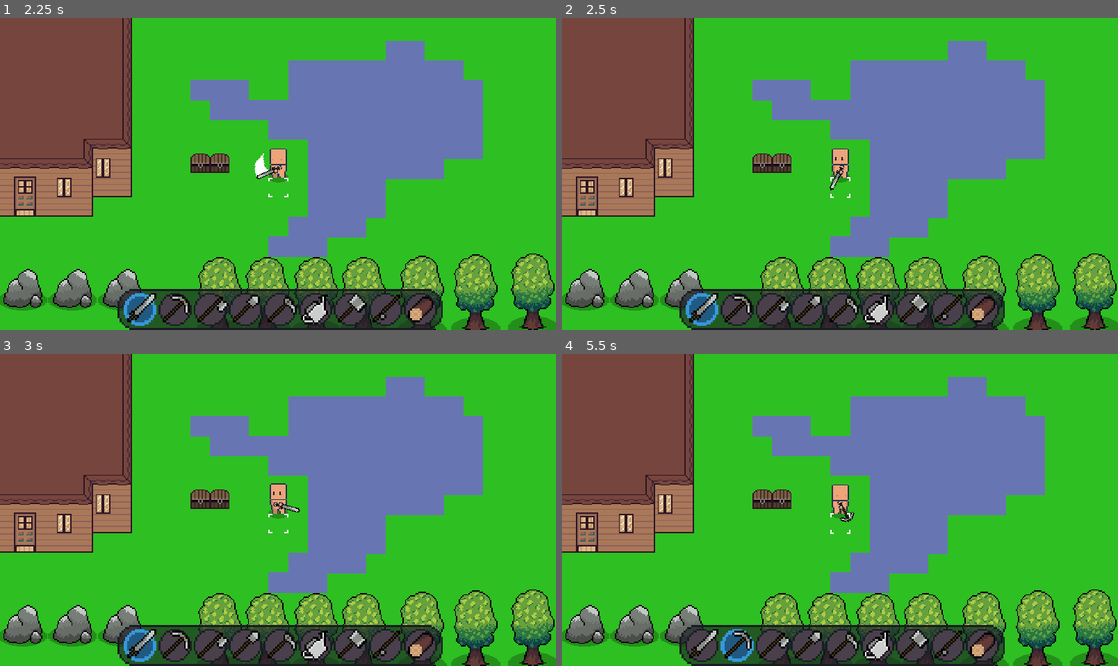
Above: before the commit, frames 1-4 (two rows, left to right).
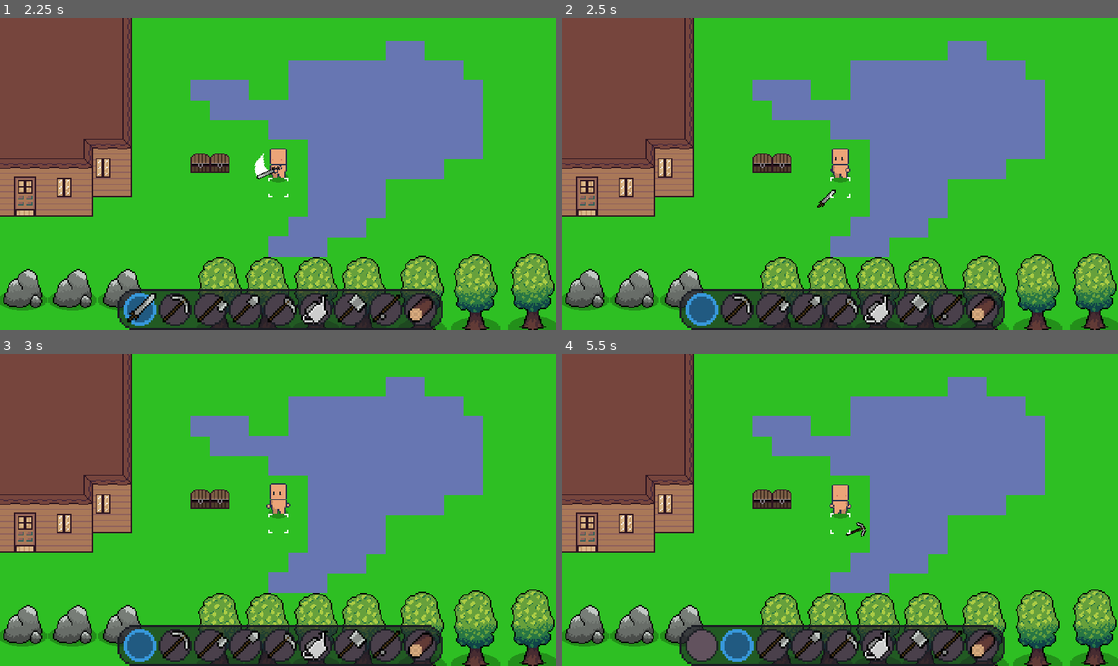
Above: after the commit, the same moments.

Repository: Xtero61/ciftci
Game: Godot game, scene res://test.tscn
Same seed, same stepped clock (60 frames per second), same inputs: the game is played once before the commit and once after it.
Inputs (mouse positions are in pixels of both pictures, inside the frame that each line leads up to):
- Up to frame 1 (2.25 s): drag from (139, 308) to (300, 167) at 0.52 s; drag from (172, 308) to (300, 167) at 1.27 s; move the mouse to (211, 308) at 2.02 s; hold Space (YerdenEsyaAlma) from 2.03 s (still down); click (211, 308) at 2.17 s
- Up to frame 2 (2.5 s): keep holding Space (YerdenEsyaAlma); tap Q (EsyaAtma, bound only after the commit) at 2.3 s
- Up to frame 3 (3 s): release Space (YerdenEsyaAlma) at 2.75 s; drag from (244, 644) to (272, 519) at 2.77 s
- Up to frame 4 (5.5 s): drag from (840, 644) to (840, 510) at 3.52 s; drag from (878, 644) to (840, 510) at 4.27 s; move the mouse to (912, 644) at 5.02 s; hold Mouse wheel down (FareTekerlekAşağı) from 5.03 s (still down); click (912, 644) at 5.17 s; tap Q (EsyaAtma, bound only after the commit) at 5.3 s

Frame 1 is identical in both runs. In frame 2, 0.3% of the frame differs, in the area x 22-52%, y 47-98%; in frame 3, 0.2%; in frame 4, 0.4%, in the area x 22-55%, y 47-98%.

Commit message:
HızlıErişimden eşyaları q ile atma ve yerden alınan eşyaları alırken daha hızlı almaya başlaması

Diff:
--- a/Envanter/HızlıErişim/HizliErisim.gd
+++ b/Envanter/HızlıErişim/HizliErisim.gd
@@ -134,6 +134,16 @@
 	slot.SlottanSecme()
 	find_parent("UI").tutulan_esya.global_position = get_global_mouse_position()
 
+func q_ile_esya_atma_envanter_kapali():
+	var slot
+	for i in hizli_erisim.get_children() :
+		if i.aktif_slot == true :
+			slot = i
+			break
+	if slot.esya != null:
+		OyuncuEnvanter.esya_miktar_ekleme(slot, -1, OyuncuEnvanter.hizlierisim)
+		OyuncuEnvanter.atilan_esya_olusturma(slot.esya.esya_isim, 1, find_parent("Oyuncu").AtilanEsyaDogma.global_position, find_parent("Oyuncu").esya_atma_yon)
+
 func _input(event):
 
 	if !envanter_acikmi :
--- a/Envanter/OyuncuEnvanter.gd
+++ b/Envanter/OyuncuEnvanter.gd
@@ -26,6 +26,7 @@
 }
 
 var aktif_slot = 0
+var DunyaEsyaS = load("res://Esyalar/DunyaEsya.tscn")
 
 func esya_ekleme(esya_isim, esya_miktar, sozluk : Dictionary):
 	for esya in sozluk :
@@ -85,6 +86,16 @@
 
 func esya_miktar_ekleme(slot: SlotSinifi , eklenecek_miktar: int, sozluk: Dictionary):
 	sozluk[slot.slot_sayisi][1] += eklenecek_miktar
+	if sozluk[slot.slot_sayisi][1] == 0 :
+		esya_sil(slot, sozluk)
+
+func atilan_esya_olusturma(esya_isim, esya_miktar, position, yon):
+	var DunyaEsya = DunyaEsyaS.instance()
+	DunyaEsya.yer_esya_isim = esya_isim
+	DunyaEsya.yer_esya_miktar = esya_miktar
+	DunyaEsya.global_position = position
+	DunyaEsya.yon = yon
+	get_node(Genel.YAPI_TILEMAP).add_child(DunyaEsya)
 
 func aktif_esya_yukari_cevirme():
 	aktif_slot = (aktif_slot + 1) % HIZLI_ERISIM_SLOT
--- a/Envanter/Slot.gd
+++ b/Envanter/Slot.gd
@@ -7,6 +7,7 @@
 var dolu_style : StyleBoxTexture = null
 var bos_style : StyleBoxTexture = null
 var secili_style : StyleBoxTexture = null
+var aktif_slot : bool
 
 var UI : String = "/root/Dunya/Yapi/Oyuncu/UI"
 var EsyaSinifi = preload("res://Esyalar/Esya.tscn")
@@ -35,10 +36,13 @@
 func style_yenile():
 	if SlotTipi.HIZLIERISIM == slot_tip and OyuncuEnvanter.aktif_slot == slot_sayisi:
 		set('custom_styles/panel',secili_style)
+		aktif_slot = true
 	elif esya == null :
 		set('custom_styles/panel',bos_style)
+		aktif_slot = false
 	else :
 		set('custom_styles/panel',dolu_style)
+		aktif_slot = false
 
 func SlottanSecme():
 	remove_child(esya)
--- a/Esyalar/DunyaEsya.gd
+++ b/Esyalar/DunyaEsya.gd
@@ -7,16 +7,20 @@
 var oyuncu = null
 var aliniyor = false
 var hiz : Vector2 = Vector2.ZERO
+var yon : Vector2 = Vector2.ZERO
 
 func _ready():
 	resim.texture = load(JsonVeri.esya_veri[yer_esya_isim]["ResimYolu"])
-	set_linear_velocity(Vector2(rand_range(200, -200),rand_range(200, -200)))
+	if yon == Vector2.ZERO :
+		set_linear_velocity(Vector2(rand_range(200, -200),rand_range(200, -200)))
+	else :
+		set_linear_velocity(Vector2(float(yon.x*200),float(yon.y*200)))
 	yer_esya_miktar = 1
 
 func _physics_process(delta):
 	if aliniyor == true :
-		var yon = global_position.direction_to(oyuncu.global_position)
-		apply_impulse(yon,yon*1000*delta)
+		var cekilme_yon = global_position.direction_to(oyuncu.global_position)
+		apply_impulse(cekilme_yon,cekilme_yon*1000*delta)
 
 		var mesafe = global_position.distance_to(oyuncu.global_position)
 		if mesafe < 12 :
--- a/Oyuncu/EsyaAlmaAlani.gd
+++ b/Oyuncu/EsyaAlmaAlani.gd
@@ -6,11 +6,13 @@
 
 	if body is RigidBody2D:
 		AlandakiEsyalar.append(body)
+
+	if AlandakiEsyalar.size() >= 2 :
 		for body in AlandakiEsyalar :
 			if !OyuncuEnvanter.bu_esya_icin_kac_tane_yer_var(body.yer_esya_isim , OyuncuEnvanter.envanter) >= body.yer_esya_miktar :
-					var esya = body
-					AlandakiEsyalar.erase(body)
-					AlandakiEsyalar.append(esya)
+				var esya = body
+				AlandakiEsyalar.erase(body)
+				AlandakiEsyalar.append(esya)
 
 func _on_EsyaAlmaAlani_body_exited(body):
 	if AlandakiEsyalar.has(body) :
--- a/Oyuncu/Oyuncu.gd
+++ b/Oyuncu/Oyuncu.gd
@@ -26,10 +26,12 @@
 onready var Envanter = $UI/Envanter
 onready var Sandik = $UI/Sandik_slotlari
 onready var UI = $UI
-
+onready var AtilanEsyaDogma = $DoluEl/AtilanEsyaDogma
+
+export(int) var Hiz : int = 50
 var kare_boyu = 16.0
-var vektor = Vector2.ZERO
-export(int) var Hiz = 50
+var vektor : Vector2 = Vector2.ZERO
+var esya_atma_yon : Vector2
 
 func _ready():
 	OyuncuEnvanter.hizliErisim_esya_ele_verme()
@@ -127,6 +129,7 @@
 			#eldeki esyayı fare göre çevirme
 			if !Envanter.visible :
 				Dolu_el.look_at(fare_global)
+				esya_atma_yon = AtilanEsyaDogma.global_position.direction_to(Esya_Vurma_Yer.global_position)
 
 	else :
 		fare_global = YonDokunmatikTus.get_output()
@@ -138,6 +141,7 @@
 			El_Cevir.scale.y = 1
 		#eldeki esyayı fare göre çevirme
 		Dolu_el.look_at(fare_global*500)
+		esya_atma_yon = global_position.direction_to(imlec.global_position)
 
 	#elde eşya olup olmamasına göre animasyon değişimleri
 	if El_Esya_Yer.get_child_count() == 3 :
@@ -188,7 +192,6 @@
 	El_Esya_Yer.get_child(2).call("Islev_Oynat",imlec.global_position)
 
 var basili_tutuluyor = false
-var mesaj_goster = false
 var zamanlayici = 0
 var adim_araligi = 0.12  # İşlem adımları arasındaki zaman aralığı (saniye)
 
@@ -203,12 +206,19 @@
 		if event.is_action_just_released("YerdenEsyaAlma"):
 			basili_tutuluyor = false
 			zamanlayici = 0
+			adim_araligi = 0.12
 
 		if basili_tutuluyor:
 			zamanlayici -= delta
 			if zamanlayici <= 0:
 				zamanlayici = adim_araligi
+				if adim_araligi >= 0.03 :
+					adim_araligi -= 0.003
 				EsyaAlma()
+
+func YerdenEsyaAlmaZamanlayiciSifirla():
+	basili_tutuluyor = false
+	adim_araligi = 0.12
 
 func EsyaAlma():
 	if EsyaAlmaAlan.AlandakiEsyalar.size() > 0 :
--- a/Oyuncu/Oyuncu.tscn
+++ b/Oyuncu/Oyuncu.tscn
@@ -451,11 +451,13 @@
 texture = ExtResource( 3 )
 
 [node name="DoluEl" type="Node2D" parent="."]
-visible = false
 position = Vector2( 0, -4 )
 
 [node name="EsyaVurmaYer" type="Position2D" parent="DoluEl"]
 position = Vector2( 17, 0 )
+
+[node name="AtilanEsyaDogma" type="Position2D" parent="DoluEl"]
+position = Vector2( 10, 0 )
 
 [node name="Cevir" type="Position2D" parent="DoluEl"]
 
@@ -472,7 +474,6 @@
 texture = ExtResource( 3 )
 
 [node name="CollisionShape2D" type="CollisionShape2D" parent="."]
-visible = false
 rotation = 1.5708
 shape = SubResource( 1 )
 
--- a/Oyuncu/UI.gd
+++ b/Oyuncu/UI.gd
@@ -10,6 +10,7 @@
 
 func _input(event):
 	if event.is_action_pressed("Envanter"):
+		find_parent("Oyuncu").YerdenEsyaAlmaZamanlayiciSifirla()
 		OyuncuEnvanter.hizliErisim_guncelle()
 		if tutulan_esya != null :
 			tutulan_esya.visible = true
@@ -31,10 +32,20 @@
 	if !Envanter.visible :
 		if tutulan_esya != null :
 			tutulan_esya.visible = false
+
+		if event.is_action_pressed("EsyaAtma"):
+			HizliErisim.q_ile_esya_atma_envanter_kapali()
+			HizliErisim.hizlierisim_slotlarini_guncelle()
+			OyuncuEnvanter.hizliErisim_esya_ele_verme()
+
 		if event.is_action_pressed("FareTekerlekYukarı"):
 			OyuncuEnvanter.aktif_esya_asagi_cevirme()
+
 		elif event.is_action_pressed("FareTekerlekAşağı"):
 			OyuncuEnvanter.aktif_esya_yukari_cevirme()
+
+func hizliE_esya_atma():
+	HizliErisim.q_ile_esya_atma()
 
 func hizliE_esyalari_San_v_Env_yer_deis(slot , slot_sayisi ):
 
--- a/project.godot
+++ b/project.godot
@@ -196,6 +196,11 @@
 "events": [ Object(InputEventKey,"resource_local_to_scene":false,"resource_name":"","device":0,"alt":false,"shift":false,"control":false,"meta":false,"command":false,"pressed":false,"scancode":16777237,"physical_scancode":0,"unicode":0,"echo":false,"script":null)
  ]
 }
+EsyaAtma={
+"deadzone": 0.5,
+"events": [ Object(InputEventKey,"resource_local_to_scene":false,"resource_name":"","device":0,"alt":false,"shift":false,"control":false,"meta":false,"command":false,"pressed":false,"scancode":81,"physical_scancode":0,"unicode":0,"echo":false,"script":null)
+ ]
+}
 
 [input_devices]
 
